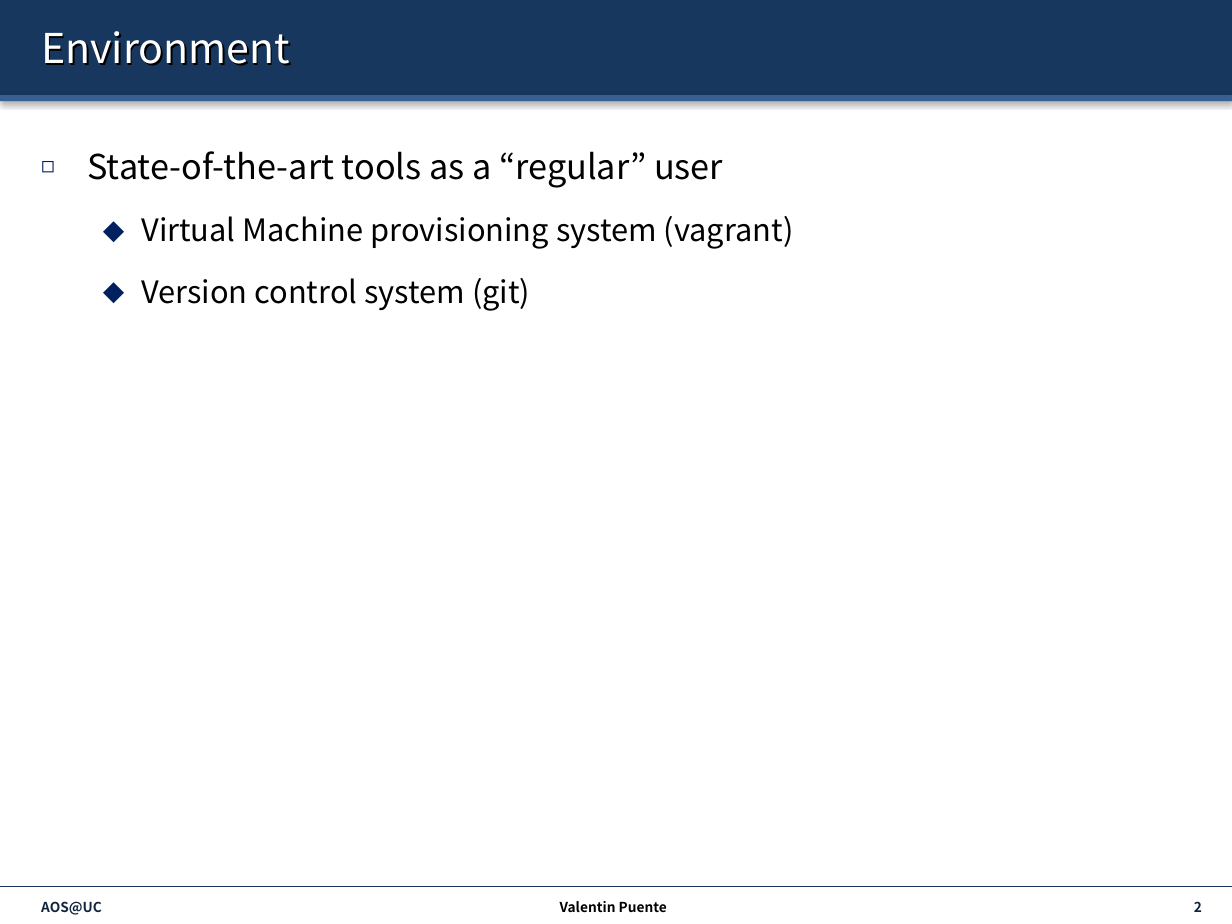
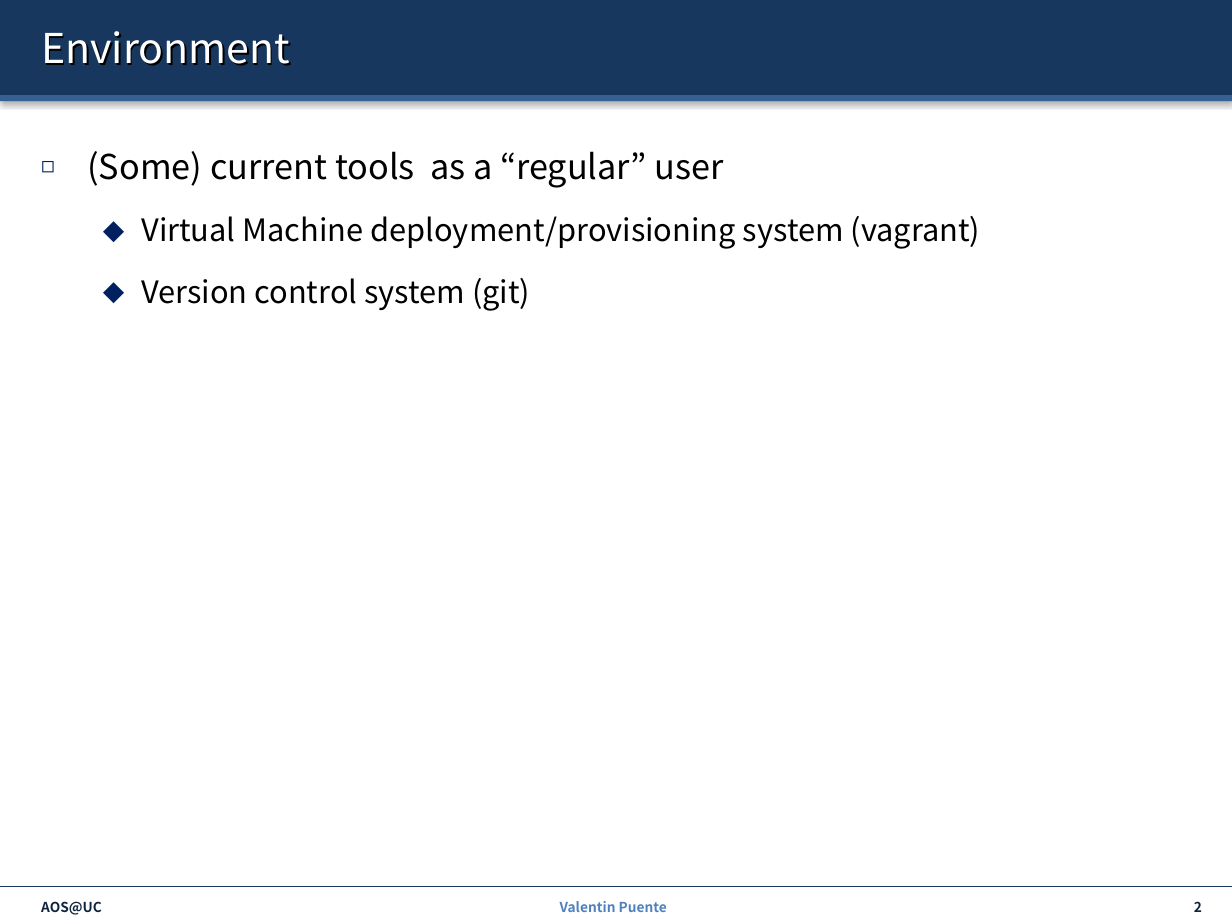
Before and after one commit to ZdravkoDimitrovArnaudov/AOS-XV6-RISCV, a slide deck: slide 2 of 00_Intro.pptx. Drawn at 1232x924 pixels with LibreOffice and Linux fonts; fonts in the diff are those of the drawing. Boxes give left, top, right and bottom in pixels: in the first picture for what was removed or moved away, otherwise in the second. Text is boxed around its words. In the diff, an @@ line names an element or a change of style, - is before the commit and + after.

```diff
--- a/00_Intro.pptx
+++ b/00_Intro.pptx
@@ text at box(87, 151, 981, 249): text changed @@
-◻ State-of-the-art tools as a “regular” user
-  ⬥ Virtual Machine provisioning system (vagrant)
+◻ (Some) current tools as a “regular” user
+  ⬥ Virtual Machine deployment/provisioning system (vagrant)
@@ text "Valentin Puente" at box(560, 901, 667, 912): text colour #000000 to #4F81BD @@
```
Also in this commit, not shown: 9 other slides changed, 5 slides added, 1 other file.
